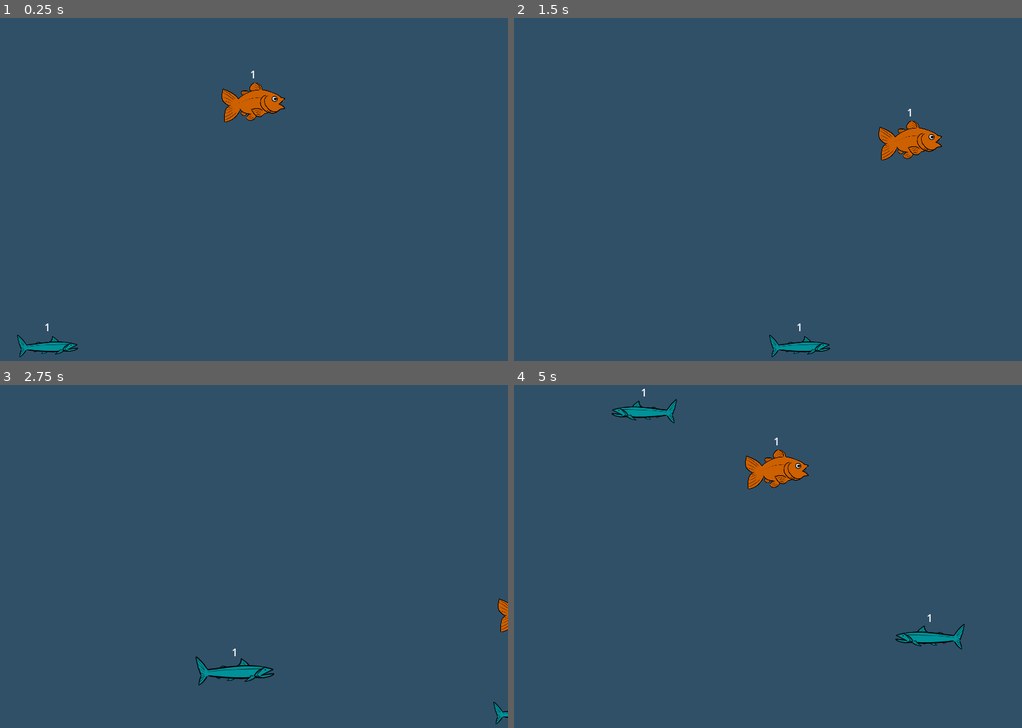
Above: before the commit, frames 1-4 (two rows, left to right).
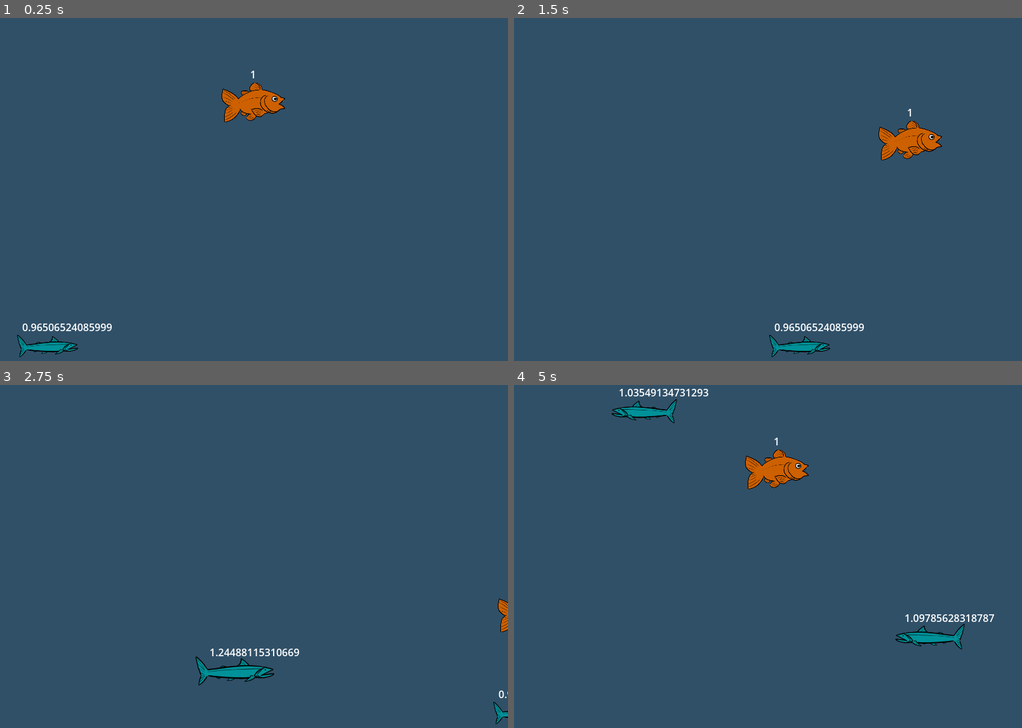
Above: after the commit, the same moments.

Repository: CatNine9/FishGame
Game: Godot game, scene res://Levels/Main.tscn
Two runs of this game, one before a commit and one after it. Both use one fixed random seed, a clock stepped at 60 frames per second and the inputs below.
Inputs:
- Up to frame 1 (0.25 s): no input
- Up to frame 2 (1.5 s): hold Right (ui_right) 0.53-1.28 s; hold Down (ui_down) from 1.28 s (still down)
- Up to frame 3 (2.75 s): release Down (ui_down) at 2.03 s; hold Right (ui_right) from 2.03 s (still down)
- Up to frame 4 (5 s): release Right (ui_right) at 2.78 s; hold Up (ui_up) 2.78-3.53 s; hold Left (ui_left) from 3.53 s (still down)

The runs differ from the first frame. In frame 1, 0.2% of the frame differs, in the area x 4-22%, y 89-92%; in frame 2, 0.2%; in frame 3, 0.2%; in frame 4, 0.4%, in the area x 20-95%, y 1-70%.

Commit message:
Bugfix: Enemy size now displays correctly

Diff:
--- a/FishGame/Fish/Enemy.gd
+++ b/FishGame/Fish/Enemy.gd
@@ -5,6 +5,7 @@
 @onready var sprite = $AreaBody/CollisionBody/EnemySprite
 @onready var collision_shape = $AreaBody/CollisionBody
 @onready var size_label = $SizeLabel
+@onready var size_display_delay = $SizeDisplayDelay
 
 
 
@@ -18,10 +19,6 @@
 
 
 func _ready():
-	var enemy_size_str = str(collision_shape.scale.x)
-	size_label.text = enemy_size_str
-
-
 	if spawn_side == 0:
 		position.x = 0
 	elif spawn_side == 1:
@@ -56,9 +53,6 @@
 
 
 
-#func _on_area_body_body_entered(body):
-#	print("Touching!")
-#	var player = body
-#	if scale < player.scale:
-#		print("Dead!")
-#		queue_free()
+func _on_size_display_delay_timeout():
+	var enemy_size_str = str(collision_shape.scale.x)
+	size_label.text = enemy_size_str
--- a/FishGame/Fish/Enemy.tscn
+++ b/FishGame/Fish/Enemy.tscn
@@ -25,4 +25,10 @@
 text = "Size"
 horizontal_alignment = 1
 
+[node name="SizeDisplayDelay" type="Timer" parent="."]
+wait_time = 0.1
+one_shot = true
+autostart = true
+
 [connection signal="area_entered" from="AreaBody" to="." method="_on_area_body_area_entered"]
+[connection signal="timeout" from="SizeDisplayDelay" to="." method="_on_size_display_delay_timeout"]
